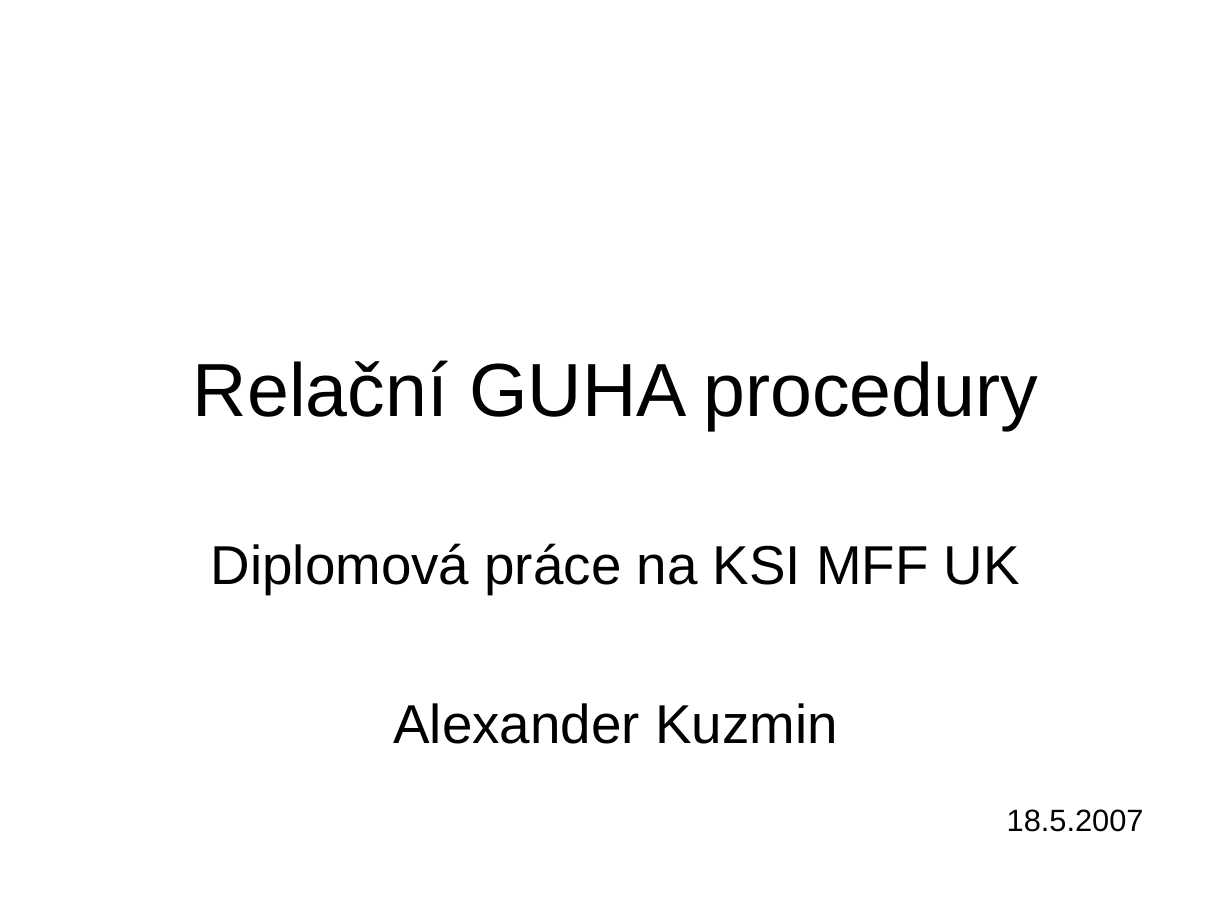
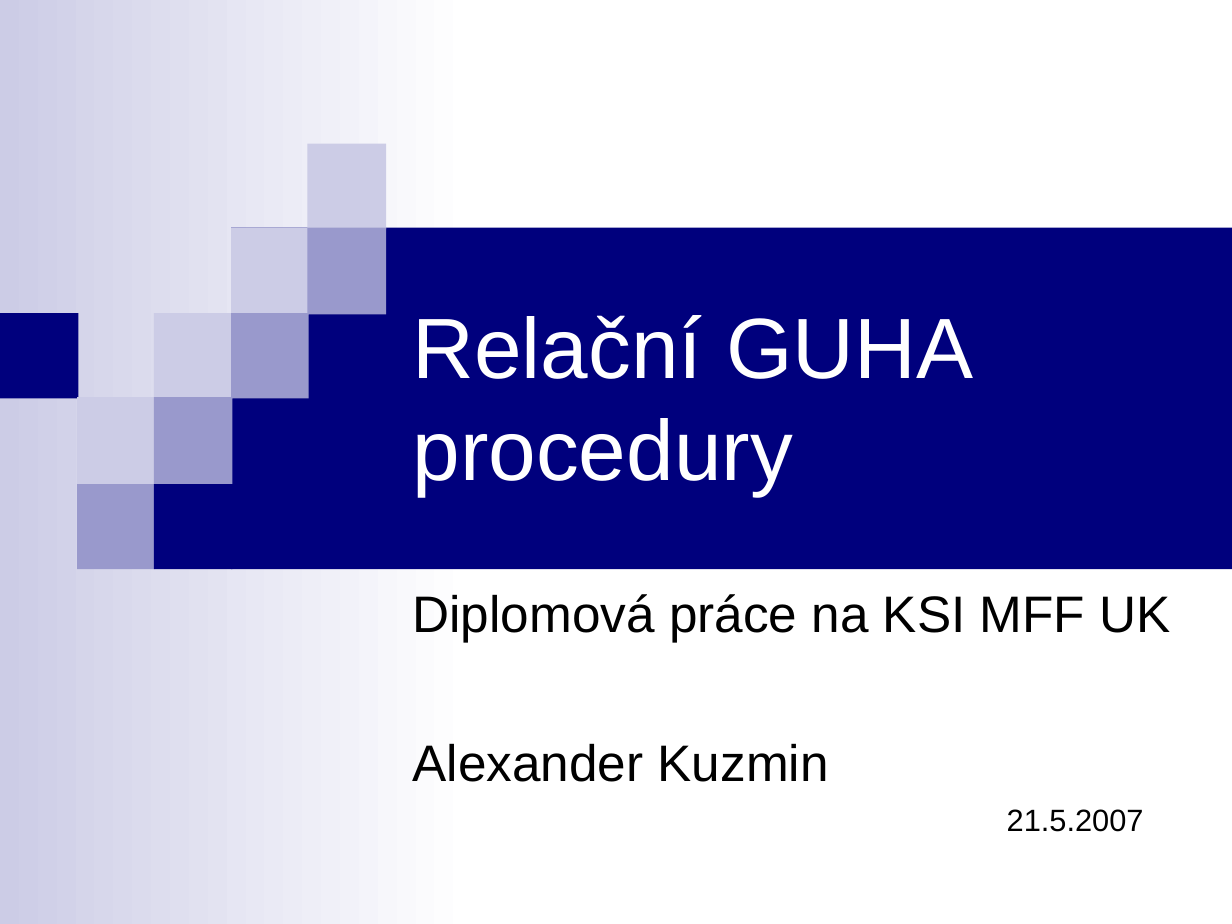
Before and after one commit to michalkovy/ferda, a slide deck: slide 1 of publications/diplomky/kuzmos/Prezentace/Relační GUHA procedury.ppt. Drawn at 1232x924 pixels with LibreOffice and Linux fonts; fonts in the diff are those of the drawing. Boxes give left, top, right and bottom in pixels: in the first picture for what was removed or moved away, otherwise in the second. Text is boxed around its words. In the diff, an @@ line names an element or a change of style, - is before the commit and + after.

```diff
--- a/publications/diplomky/kuzmos/Prezentace/Relační GUHA procedury.ppt
+++ b/publications/diplomky/kuzmos/Prezentace/Relační GUHA procedury.ppt
@@ title "Relační GUHA procedury": place and size @@
-title "Relační GUHA procedury" at (193,360,1038,430)
+title "Relační GUHA procedury" at (413,315,973,495)
@@ title "Relační GUHA procedury" at (413,315,973,495): size 44 to 50 pt, text colour #000000 to #FFFFFF; alignment centre to left @@
@@ group added at (0,0,1232,924): 12 rectangles @@
@@ subtitle "Diplomová práce na KSI MFF ...": place and size @@
-subtitle "Diplomová práce na KSI MFF ..." at (211,543,1020,744)
+subtitle "Diplomová práce na KSI MFF ..." at (413,594,1170,782)
@@ subtitle "Diplomová práce na KSI MFF ..." at (413,594,1170,782): size 32 to 30 pt; alignment centre to left @@
@@ text at (1007,809,1144,832): text changed @@
-18.5.2007
+21.5.2007
```
Also in this commit, not shown: 15 other slides changed, 1 slide added, 1 slide removed, 14 other files.
